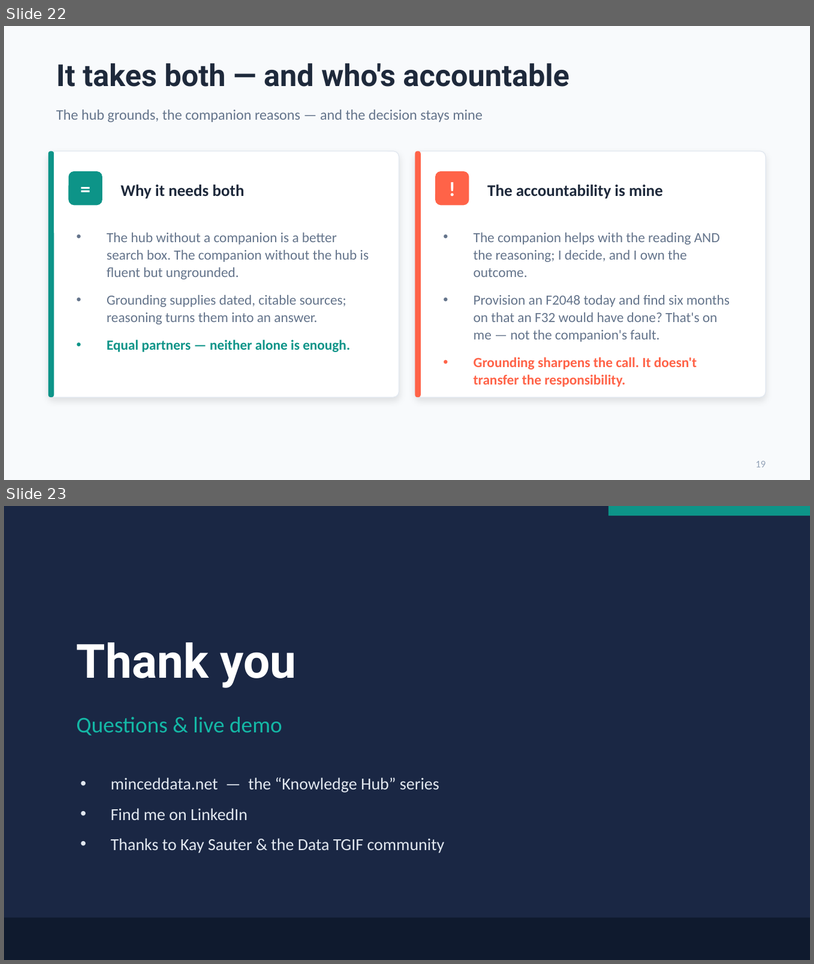
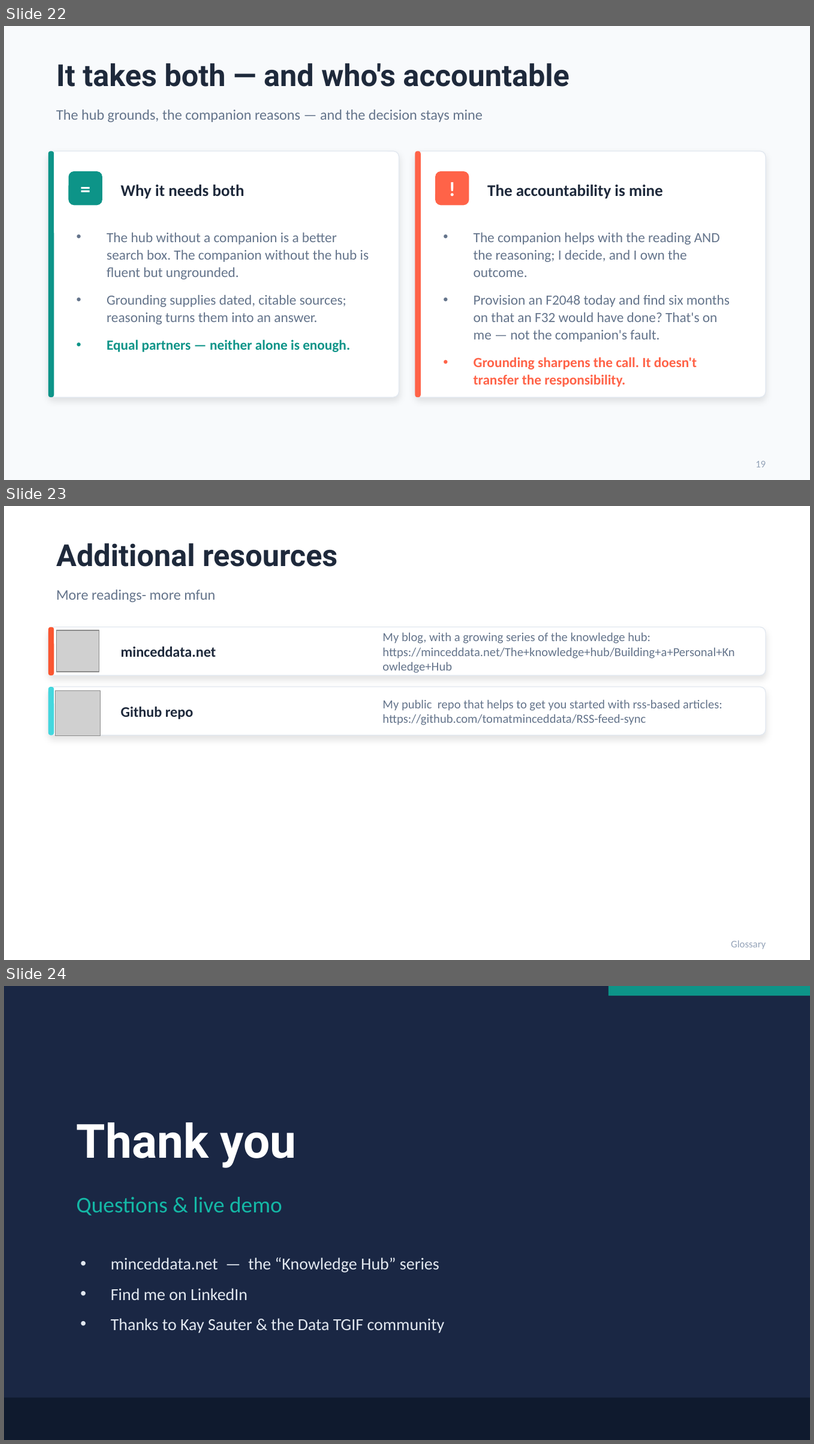
Before and after one commit to tomatminceddata/TomsPublicSpeaking, a slide deck: The KnowledgeHub/Knowledge-Hub-2026-06-19.pptx. Shown one above the other, each under a label of ours: slides 22 and 23 before the commit, slides 22, 23 and 24 after it. The pictures are 814x964 and 814x1444 pixels, drawn with LibreOffice and Linux fonts; fonts in the diff are those of the drawing; grey boxes stand for pictures. Boxes give left, top, right and bottom in pixels: in the first picture for what was removed or moved away, otherwise in the second. Text is boxed around its words. In the diff, an @@ line names an element or a change of style, - is before the commit and + after.

Commit message:
Additional sources and why Opus for the Synthesis

```diff
--- a/The KnowledgeHub/Knowledge-Hub-2026-06-19.pptx
+++ b/The KnowledgeHub/Knowledge-Hub-2026-06-19.pptx
@@ slide 23 added at <box>4,506,810,960</box>, background #FFFFFF @@
@@ text added at <box>56,543,338,567</box>, 27 pt, text #1E293B, bold @@
+Additional resources
@@ text added at <box>56,589,215,602</box>, 13 pt, text #64748B @@
+More readings- more mfun
@@ rounded rectangle added at <box>48,627,766,675</box>, fill #FFFFFF, outline #E2E8F0 0.75 pt @@
@@ rounded rectangle added at <box>48,627,54,675</box>, fill #FA5631 @@
@@ picture added at <box>56,630,99,672</box> @@
@@ text added at <box>69,634,102,668</box>, 18 pt, text #FFFFFF, bold @@
+⇄
@@ text added at <box>121,646,216,657</box>, 13 pt, text #1E293B, bold @@
+minceddata.net
@@ text added at <box>383,633,735,673</box>, 11 pt, text #64748B @@
+My blog, with a growing series of the knowledge hub:
+https://minceddata.net/The+knowledge+hub/Building+a+Personal+Knowledge+Hub
@@ rounded rectangle added at <box>48,687,766,735</box>, fill #FFFFFF, outline #E2E8F0 0.75 pt @@
@@ rounded rectangle added at <box>48,687,54,735</box>, fill #44D7DE @@
@@ picture added at <box>56,691,101,736</box> @@
@@ text added at <box>383,700,723,725</box>, 11 pt, text #64748B @@
+My public repo that helps to get you started with rss-based articles:
+https://github.com/tomatminceddata/RSS-feed-sync
@@ text added at <box>121,706,194,719</box>, 13 pt, text #1E293B, bold @@
+Github repo
@@ text added at <box>731,940,766,949</box>, 9 pt, text #94A3B8 @@
+Glossary
@@ what was slide 23 is now slide 24 @@
```
Also in this commit, not shown: 1 other file.
